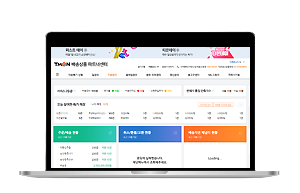
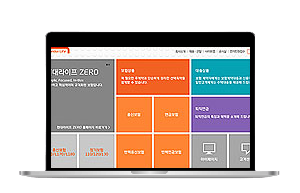
The second 300 × 193 image is a revision of the first. Changes to its layers:
added layer "Layer 12" above "Layer 11" over bbox(51, 47, 250, 168)
hid "Layer 9" over bbox(51, 47, 250, 168)
hid "Layer 8" over bbox(51, 47, 250, 168)
hid "Layer 7" over bbox(51, 47, 250, 168)
hid "Layer 6" over bbox(51, 47, 250, 168)
